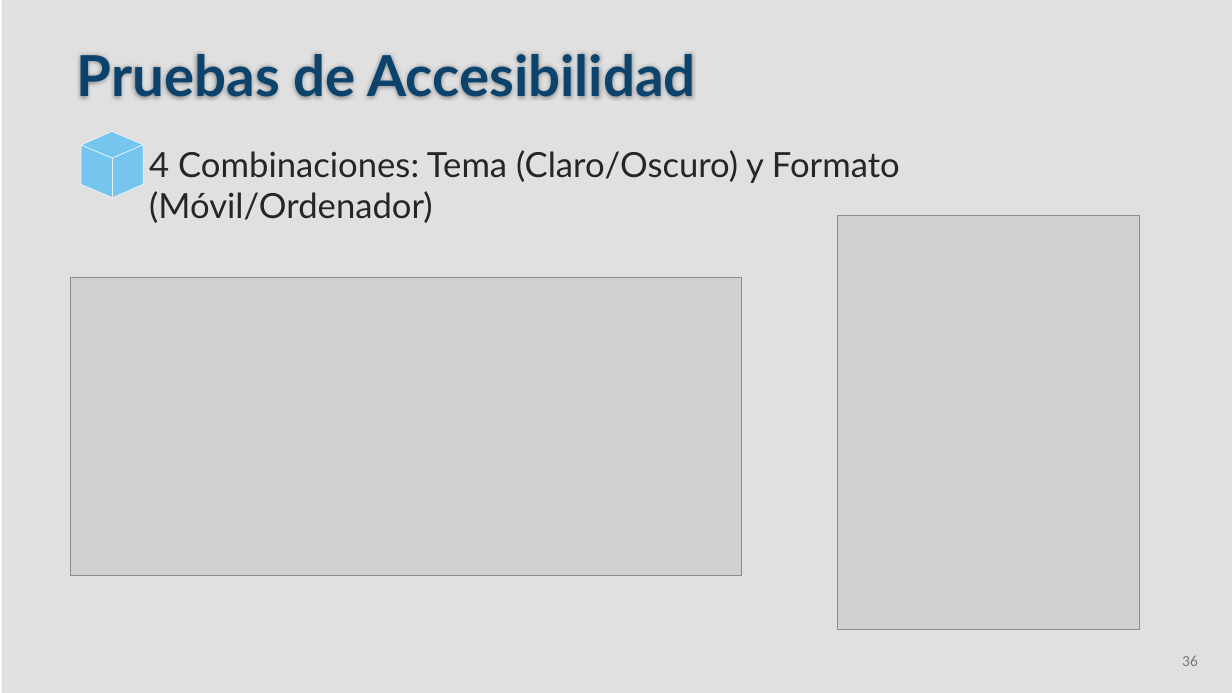
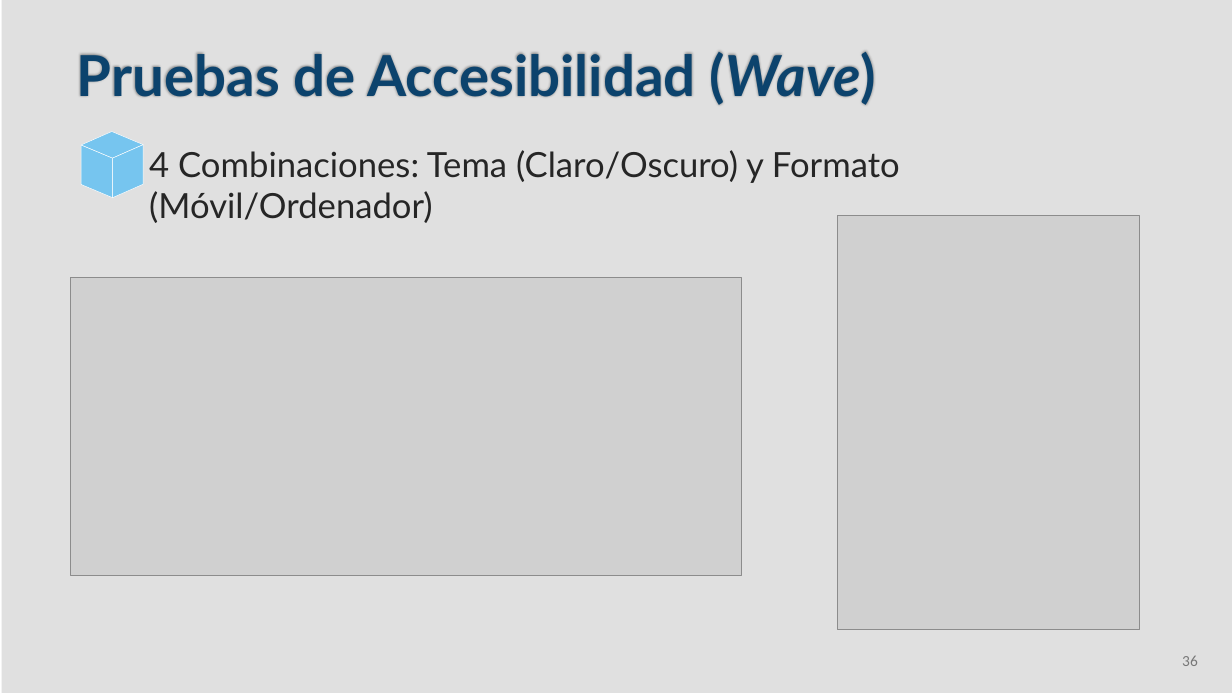
Before and after one commit to DavidBuenoCarmona/TFGinfo, a slide deck: slide 36 of Presentación/TFGinfo.pptx. Drawn at 1232x693 pixels with LibreOffice and Linux fonts; fonts in the diff are those of the drawing; grey boxes stand for pictures. Boxes give left, top, right and bottom in pixels: in the first picture for what was removed or moved away, otherwise in the second. Text is boxed around its words. In the diff, an @@ line names an element or a change of style, - is before the commit and + after.

```diff
--- a/Presentación/TFGinfo.pptx
+++ b/Presentación/TFGinfo.pptx
@@ text in free at (77, 51, 877, 105): text changed @@
-Pruebas de Accesibilidad
+Pruebas de Accesibilidad (Wave)
```
Also in this commit, not shown: 6 other slides changed, 2 slides added.
